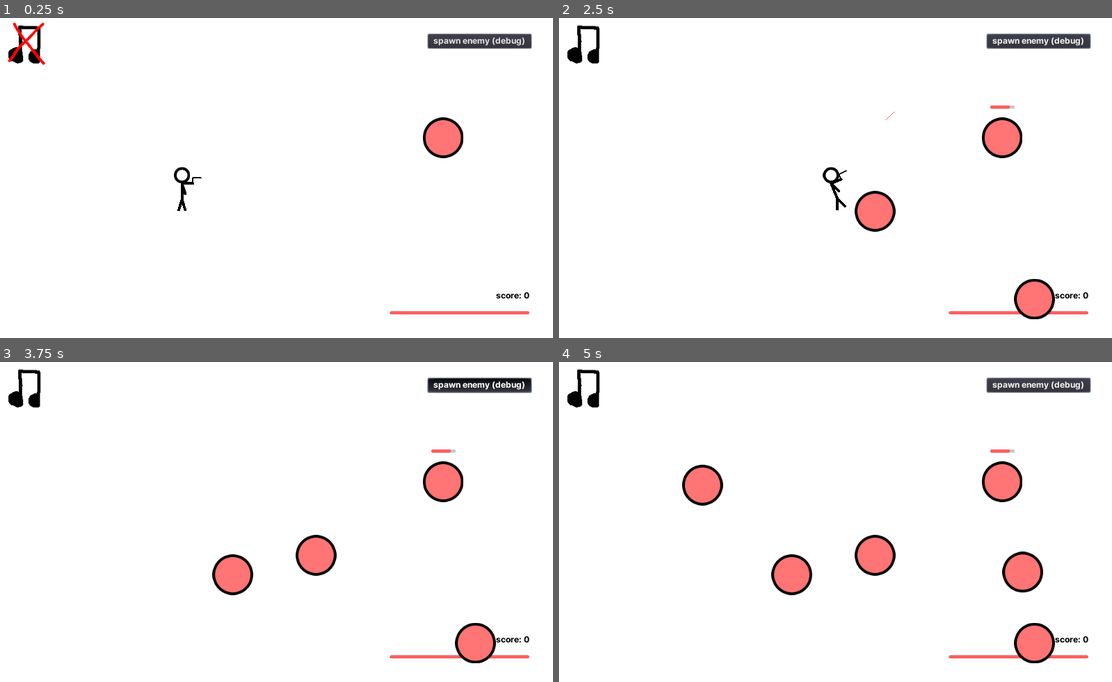
Above: before the commit, frames 1-4 (two rows, left to right).
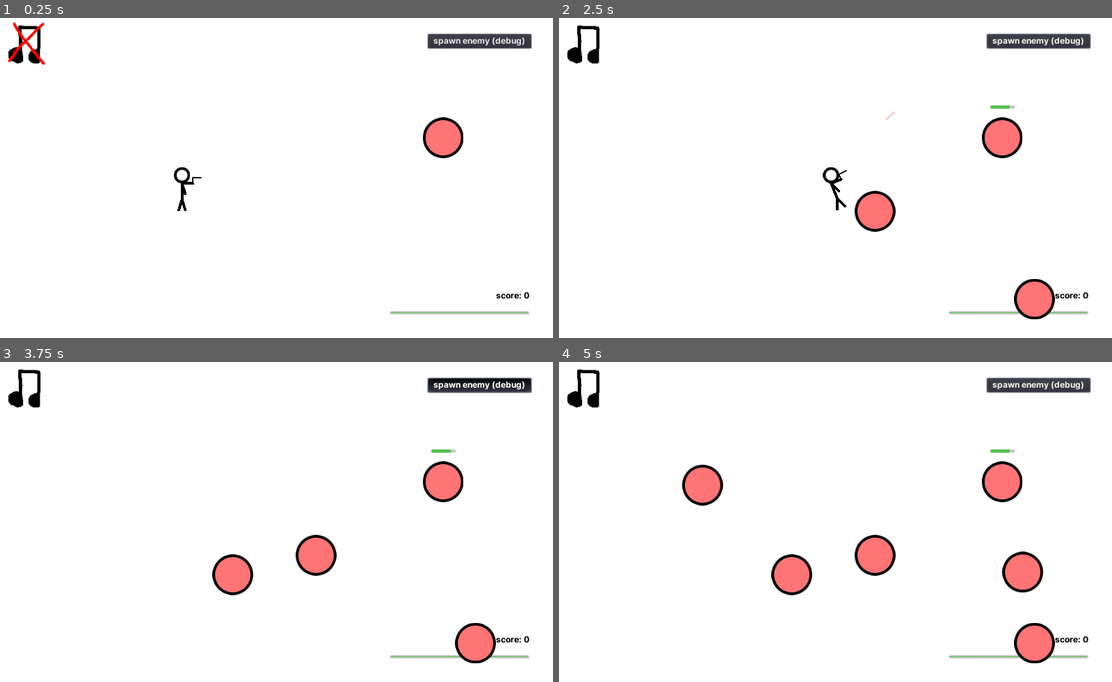
Above: after the commit, the same moments.

Repository: illogicalapple/stickmaniac
Game: Godot game, scene res://Root.tscn
The game is run twice, just before and just after one commit, with the same random seed, the same clock (stepped at 60 frames per second) and the same inputs.
Inputs (mouse positions are in pixels of both pictures, inside the frame that each line leads up to):
- Up to frame 1 (0.25 s): no input
- Up to frame 2 (2.5 s): click "spawn enemy (debug)" at 0.5 s; click (586, 40) at 1.25 s; tap Enter at 2 s; move the mouse to (957, 158) at 2.02 s; hold Right (ui_right) from 2.03 s (still down); hold Space (pew_pew) from 2.03 s (still down)
- Up to frame 3 (3.75 s): move the mouse to (165, 534) at 2.77 s; release Right (ui_right) at 2.78 s; release Space (pew_pew) at 2.78 s; hold Down (ui_down) 2.78-3.53 s; tap Space (pew_pew) at 2.85 s; move the mouse to (331, 448) at 3.52 s; hold Right (ui_right) from 3.53 s (still down); hold Space (pew_pew) from 3.53 s (still down)
- Up to frame 4 (5 s): move the mouse to (807, 582) at 4.27 s; release Right (ui_right) at 4.28 s; release Space (pew_pew) at 4.28 s; hold Up (ui_up) from 4.28 s (still down); tap Space (pew_pew) at 4.35 s

The runs differ from the first frame. In frame 1, 0.3% of the frame differs, in the area x 70-96%, y 91-93%; in frame 2, 0.3%; in frame 3, 0.3%; in frame 4, 0.3%.

Commit message:
health bar improvements
change color when you have less health

Diff:
--- a/enemy/Enemy.gd
+++ b/enemy/Enemy.gd
@@ -3,10 +3,12 @@
 signal coins(amount)
 
 onready var health_bar = $HealthBar
+onready var foreground = health_bar.get("custom_styles/fg")
 
 var drop = preload("drops/laser/Laser.tscn")
 
-var health = 25
+var max_health = 25
+var health = max_health
 var value = 43 # todo: make it random
 var height = 100
 
@@ -27,4 +29,8 @@
 	health_bar.value = health
 	if health <= 0:
 		suicide_bomb()
+	elif health <= 0.33 * max_health:
+		foreground.bg_color = Color("ff5f5f")
+	elif health <= 0.66 * max_health:
+		foreground.bg_color = Color("ffdc3b")
 	health_bar.visible = true
--- a/enemy/Enemy.tscn
+++ b/enemy/Enemy.tscn
@@ -11,7 +11,7 @@
 radius = 40.3609
 
 [sub_resource type="StyleBoxFlat" id=3]
-bg_color = Color( 1, 0.372549, 0.372549, 1 )
+bg_color = Color( 0.337255, 0.760784, 0.290196, 1 )
 corner_radius_top_left = 5
 corner_radius_top_right = 5
 corner_radius_bottom_right = 5
--- a/ui/GUI.gd
+++ b/ui/GUI.gd
@@ -1,4 +1,9 @@
 extends Control
+
+# healthbar colors:
+# high - 56c24a
+# medium - ffdc3b
+# low - ff5f5f
 
 var enemy = preload("res://enemy/Enemy.tscn") # DEBUG, ADD TO SPAWNER
 var rng = RandomNumberGenerator.new() # DEBUG, ADD TO SPAWNER
@@ -6,6 +11,7 @@
 var score = 0
 
 onready var root = get_tree().current_scene
+onready var foreground = $HealthBar.get("custom_styles/fg")
 
 signal music_toggled
 
@@ -16,6 +22,10 @@
 
 func _on_damage(amount):
 	$HealthBar.value -= amount
+	if $HealthBar.value <= 33:
+		foreground.bg_color = Color("ff5f5f")
+	elif $HealthBar.value <= 66:
+		foreground.bg_color = Color("ffdc3b")
 
 func _on_MusicToggled_pressed():
 	emit_signal("music_toggled")
--- a/ui/GUI.tscn
+++ b/ui/GUI.tscn
@@ -13,7 +13,12 @@
 default_font = SubResource( 3 )
 
 [sub_resource type="StyleBoxFlat" id=1]
-bg_color = Color( 1, 0.372549, 0.372549, 1 )
+bg_color = Color( 0.337255, 0.760784, 0.290196, 1 )
+border_width_left = 2
+border_width_top = 2
+border_width_right = 2
+border_width_bottom = 2
+border_color = Color( 0.784314, 0.784314, 0.784314, 1 )
 corner_radius_top_left = 5
 corner_radius_top_right = 5
 corner_radius_bottom_right = 5
